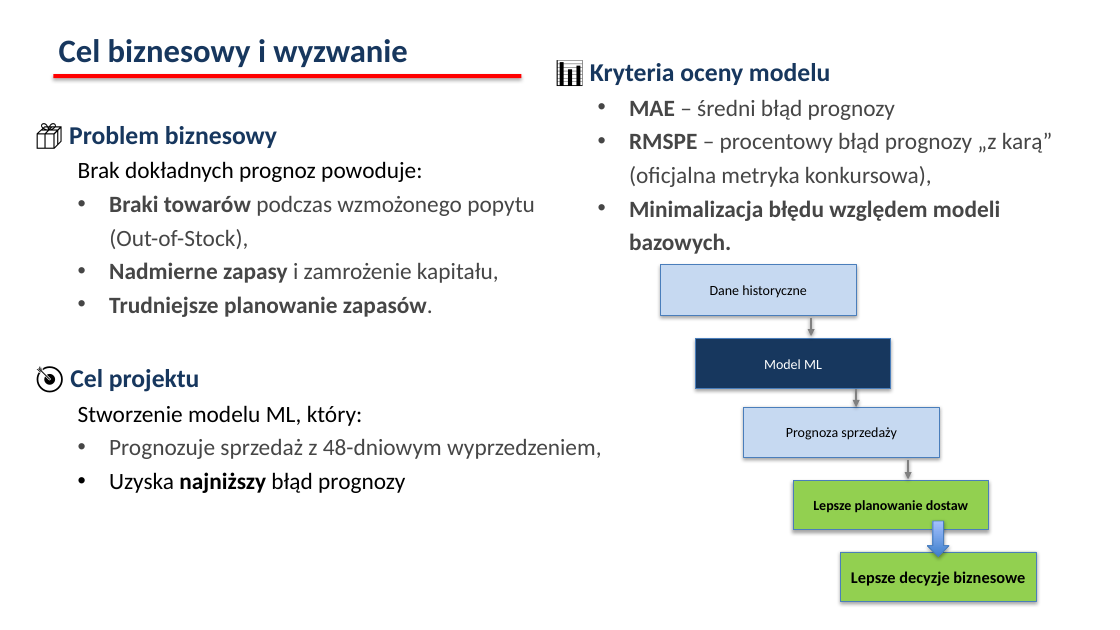
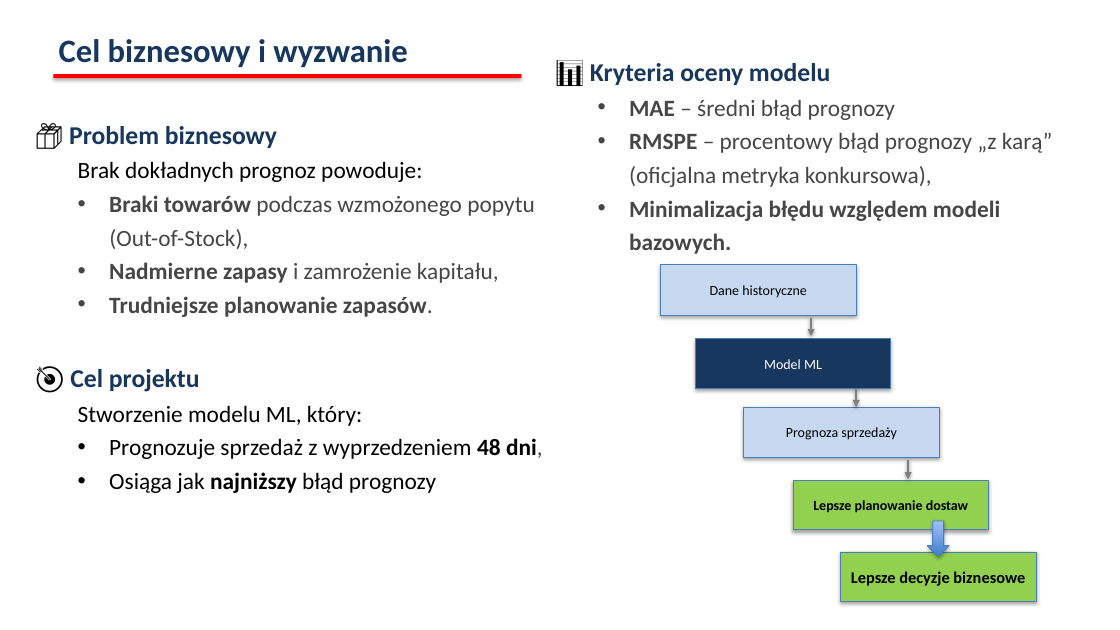
Before and after one commit to infoshareacademy/jdszr24-grupa-1, a slide deck: slide 2 of presentation/Rossmann_presentation.pptx. Drawn at 1120x630 pixels with LibreOffice and Linux fonts; fonts in the diff are those of the drawing. Boxes give left, top, right and bottom in pixels: in the first picture for what was removed or moved away, otherwise in the second. Text is boxed around its words. In the diff, an @@ line names an element or a change of style, - is before the commit and + after.

```diff
--- a/presentation/Rossmann_presentation.pptx
+++ b/presentation/Rossmann_presentation.pptx
@@ text at bbox=[109, 438, 543, 493]: text changed; text colour #464646 to #000000 @@
-  • Prognozuje sprzedaż z 48-dniowym wyprzedzeniem,
-  • Uzyska najniższy błąd prognozy
+  • Prognozuje sprzedaż z wyprzedzeniem 48 dni,
+  • Osiąga jak najniższy błąd prognozy
```
Also in this commit, not shown: 5 other slides changed.
